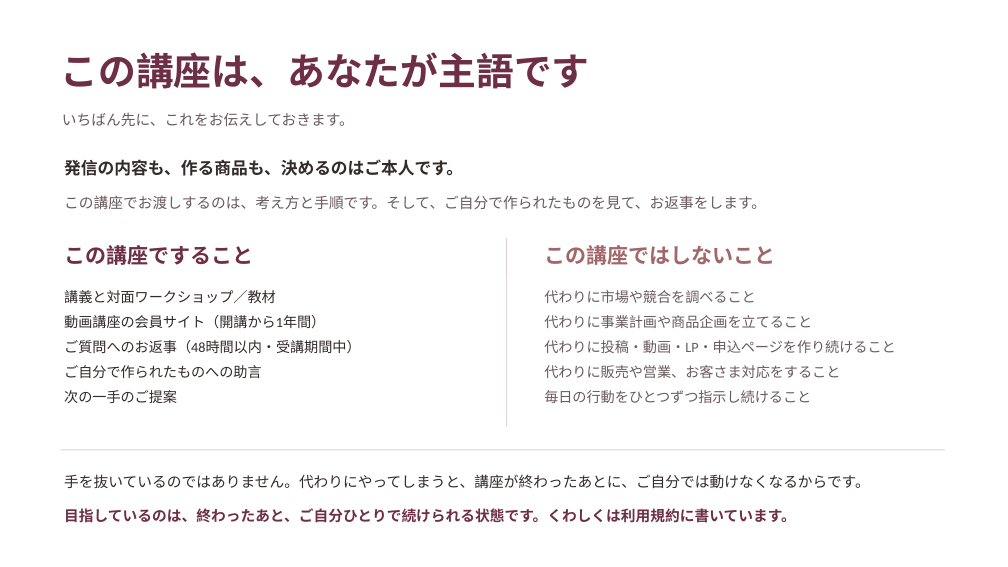
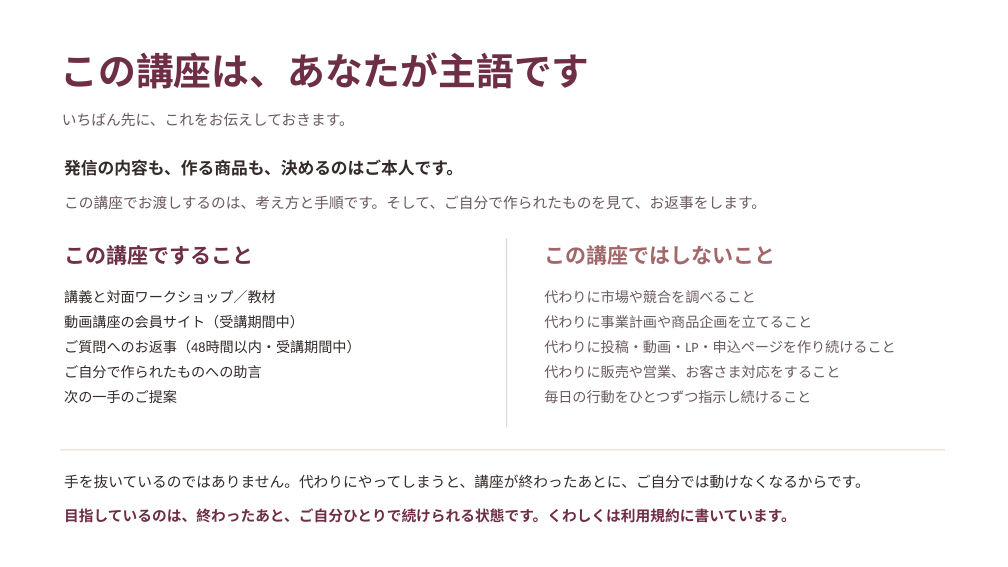
Before and after one commit to fashio17/potential-lamp, a slide deck: slide 13 of 運用/説明会/説明会_3コース_2026年10月期_v2.pptx. Drawn at 1008x567 pixels with LibreOffice and Linux fonts; fonts in the diff are those of the drawing. Boxes give left, top, right and bottom in pixels: in the first picture for what was removed or moved away, otherwise in the second. Text is boxed around its words. In the diff, an @@ line names an element or a change of style, - is before the commit and + after.

```diff
--- a/運用/説明会/説明会_3コース_2026年10月期_v2.pptx
+++ b/運用/説明会/説明会_3コース_2026年10月期_v2.pptx
@@ text at <box>64,315,304,328</box>: text changed @@
-動画講座の会員サイト（開講から1年間）
+動画講座の会員サイト（受講期間中）
```
Also in this commit, not shown: 7 other slides changed, 14 other files.
